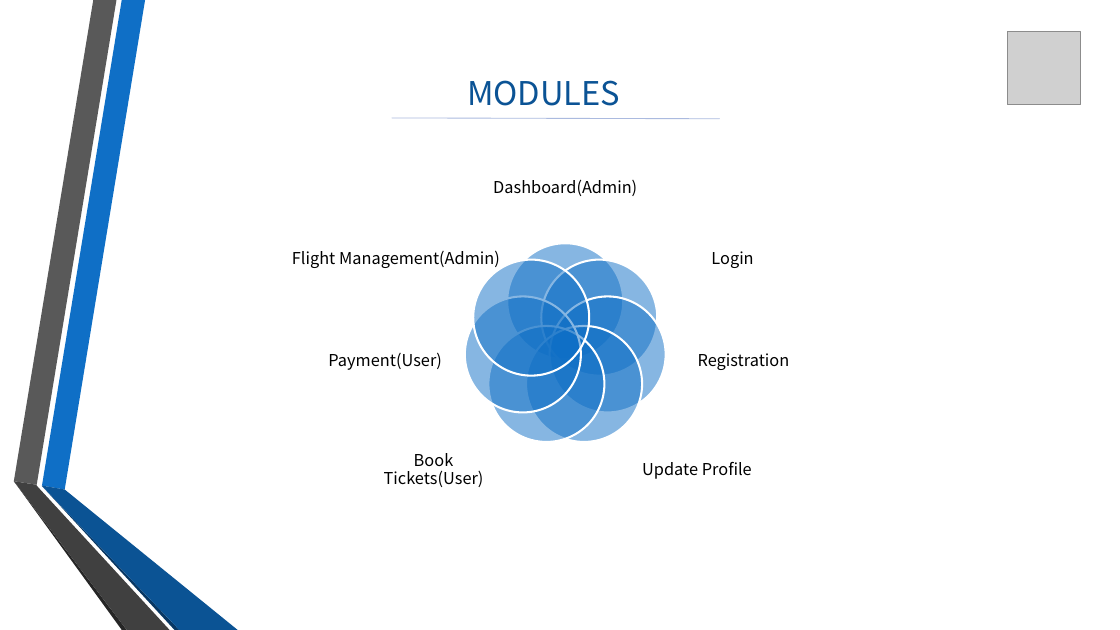
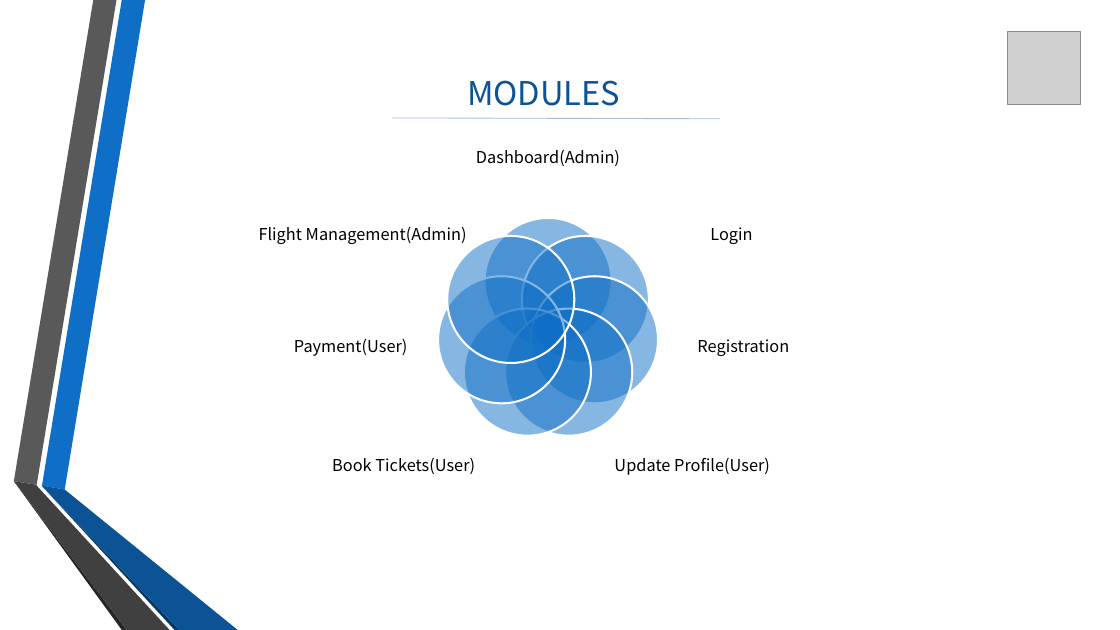
Before and after one commit to vikasdhiman0635/Airline_Reservation, a slide deck: slide 7 of Document/EchoFlightsPPT.pptx. Drawn at 1120x630 pixels with LibreOffice and Linux fonts; fonts in the diff are those of the drawing; grey boxes stand for pictures; background and template pictures are left out. Boxes give left, top, right and bottom in pixels: in the first picture for what was removed or moved away, otherwise in the second. Text is boxed around its words. In the diff, an @@ line names an element or a change of style, - is before the commit and + after.

```diff
--- a/Document/EchoFlightsPPT.pptx
+++ b/Document/EchoFlightsPPT.pptx
@@ text "Dashboard(Admin)": place and size @@
-text "Dashboard(Admin)" at (493,179,637,196)
+text "Dashboard(Admin)" at (476,149,620,166)
@@ text "Flight Management(Admin)": place and size @@
-text "Flight Management(Admin)" at (292,250,500,268)
+text "Flight Management(Admin)" at (259,226,467,244)
@@ text "Login": place and size @@
-text "Login" at (711,251,753,268)
+text "Login" at (710,227,752,244)
@@ ellipse: place and size @@
-ellipse at (473,260,589,376)
+ellipse at (447,236,574,363)
@@ ellipse: place and size @@
-ellipse at (541,260,657,376)
+ellipse at (485,218,612,345)
@@ ellipse: place and size @@
-ellipse at (507,244,623,360)
+ellipse at (522,236,649,363)
@@ ellipse: place and size @@
-ellipse at (488,326,604,442)
+ellipse at (439,276,565,403)
@@ ellipse: place and size @@
-ellipse at (549,297,665,413)
+ellipse at (531,276,658,403)
@@ text "Payment(User)": place and size @@
-text "Payment(User)" at (328,352,442,370)
+text "Payment(User)" at (294,338,408,356)
@@ ellipse: place and size @@
-ellipse at (465,297,581,413)
+ellipse at (464,308,591,435)
@@ ellipse: place and size @@
-ellipse at (526,326,642,442)
+ellipse at (505,308,632,435)
@@ text "Registration": place and size @@
-text "Registration" at (698,353,790,370)
+text "Registration" at (697,339,789,356)
@@ text "Book Tickets(User)" rewrapped from (384,453,484,487) to (332,457,475,474) @@
@@ text at (614,457,770,475): text changed @@
-Update Profile
+Update Profile(User)
```
Also in this commit, not shown: 3 other slides changed, 1 slide removed, 5 other files.
